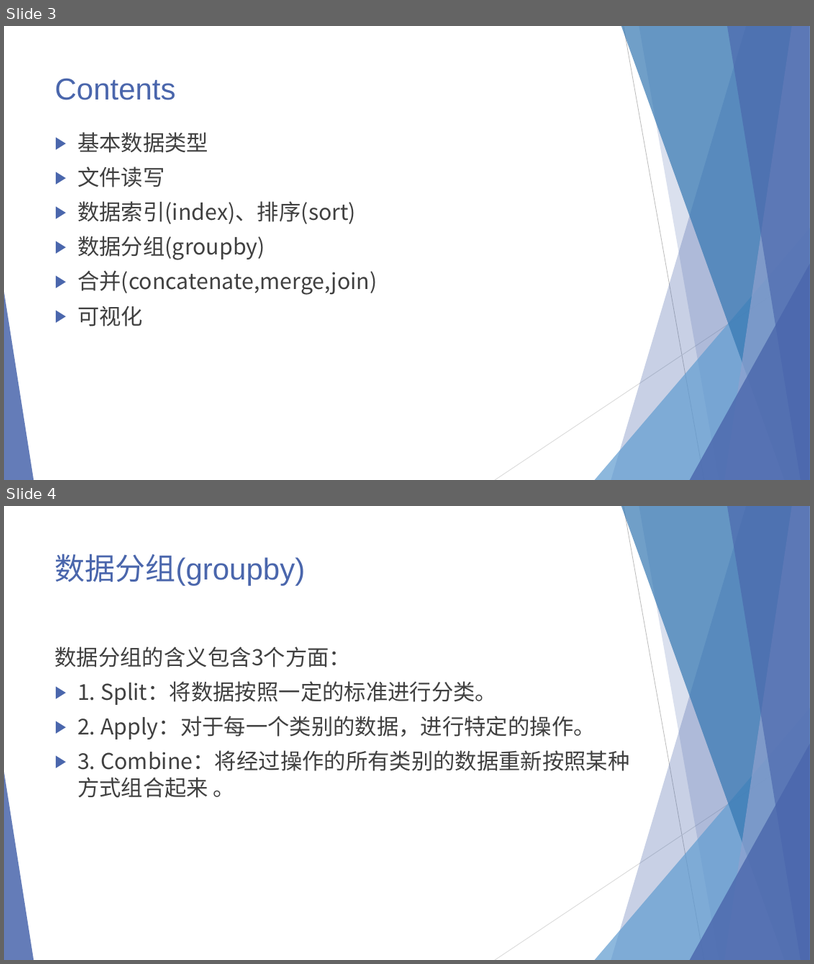
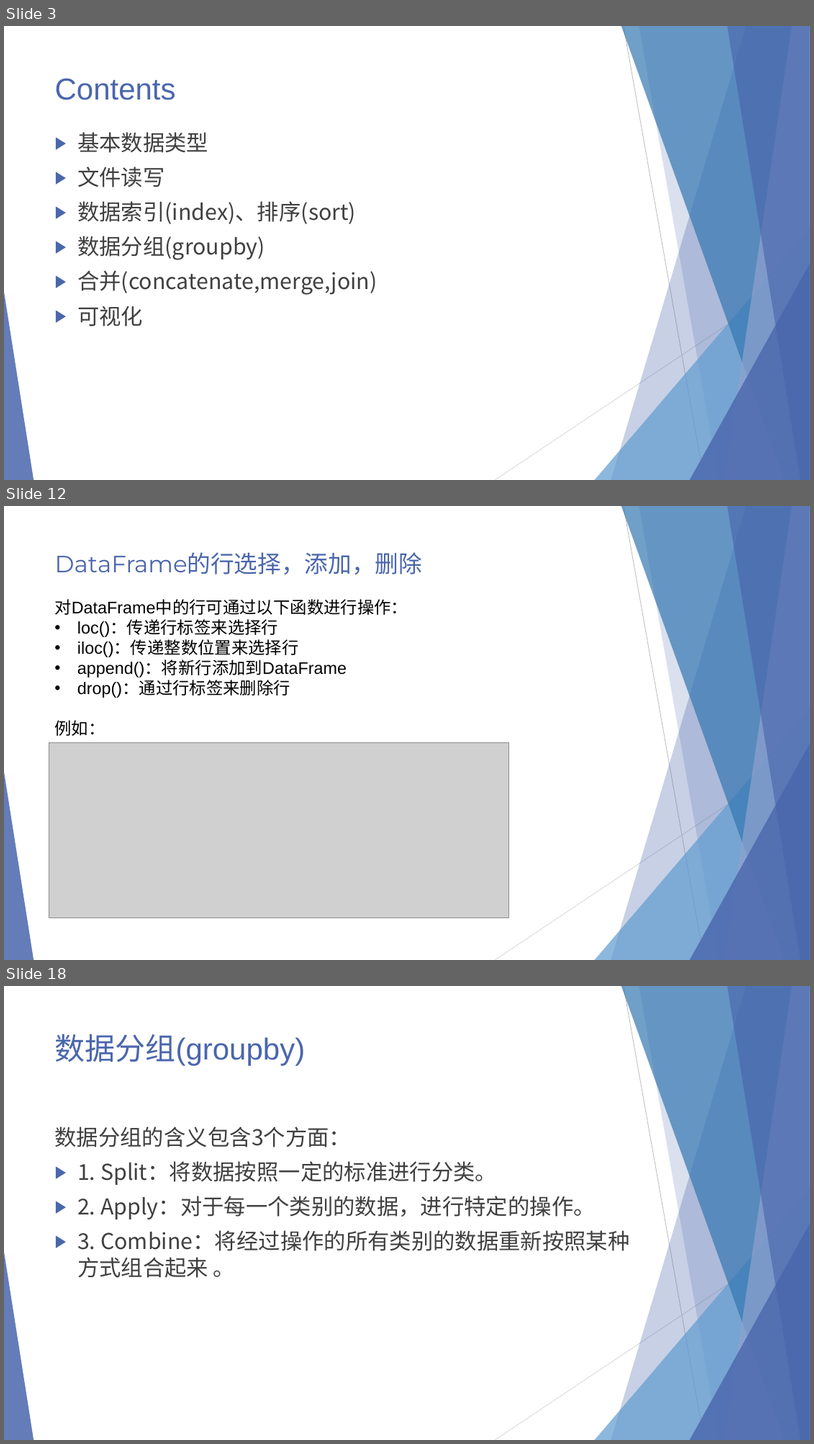
Before and after one commit to SSRSGJYD/pandas, a slide deck: doc/pandas.pptx. Shown one above the other, each under a label of ours: slides 3 and 4 before the commit, slides 3, 12 and 18 after it; the slides between them are not shown. The pictures are 814x964 and 814x1444 pixels, drawn with LibreOffice and Linux fonts; fonts in the diff are those of the drawing; grey boxes stand for pictures. Boxes give left, top, right and bottom in pixels: in the first picture for what was removed or moved away, otherwise in the second. Text is boxed around its words. In the diff, an @@ line names an element or a change of style, - is before the commit and + after.

```diff
--- a/doc/pandas.pptx
+++ b/doc/pandas.pptx
@@ slide 12 added at box(4, 506, 810, 960), background #FFFFFF; not listed: 10 template elements that a slide beside it also shows @@
@@ title added at box(55, 552, 422, 575), 28 pt, text #4A66AC @@
+DataFrame的行选择，添加，删除
@@ text added at box(54, 599, 408, 736), 20 pt, text #000000 @@
+对DataFrame中的行可通过以下函数进行操作：
+• loc()：传递行标签来选择行
+• iloc()：传递整数位置来选择行
+• append()：将新行添加到DataFrame
+• drop()：通过行标签来删除行
+例如：
@@ picture added at box(49, 743, 509, 918) @@
@@ what was slide 4 is now slide 18 @@
```
Also in this commit, not shown: 13 other slides added, 2 other files.
